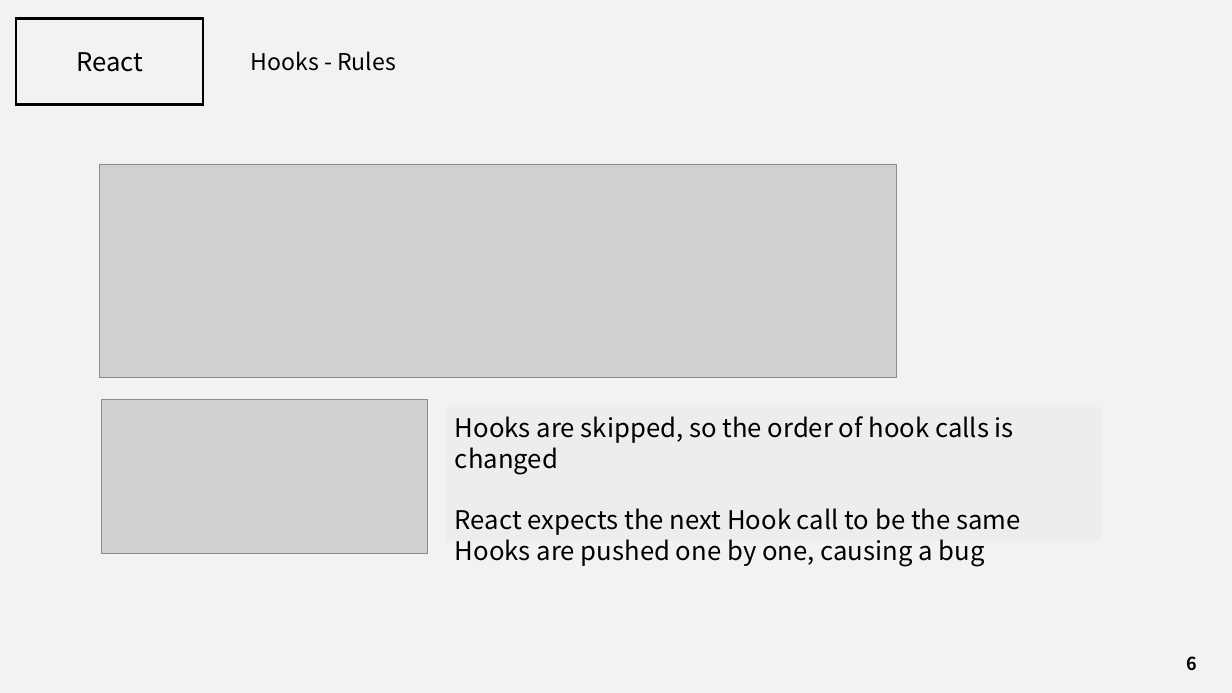
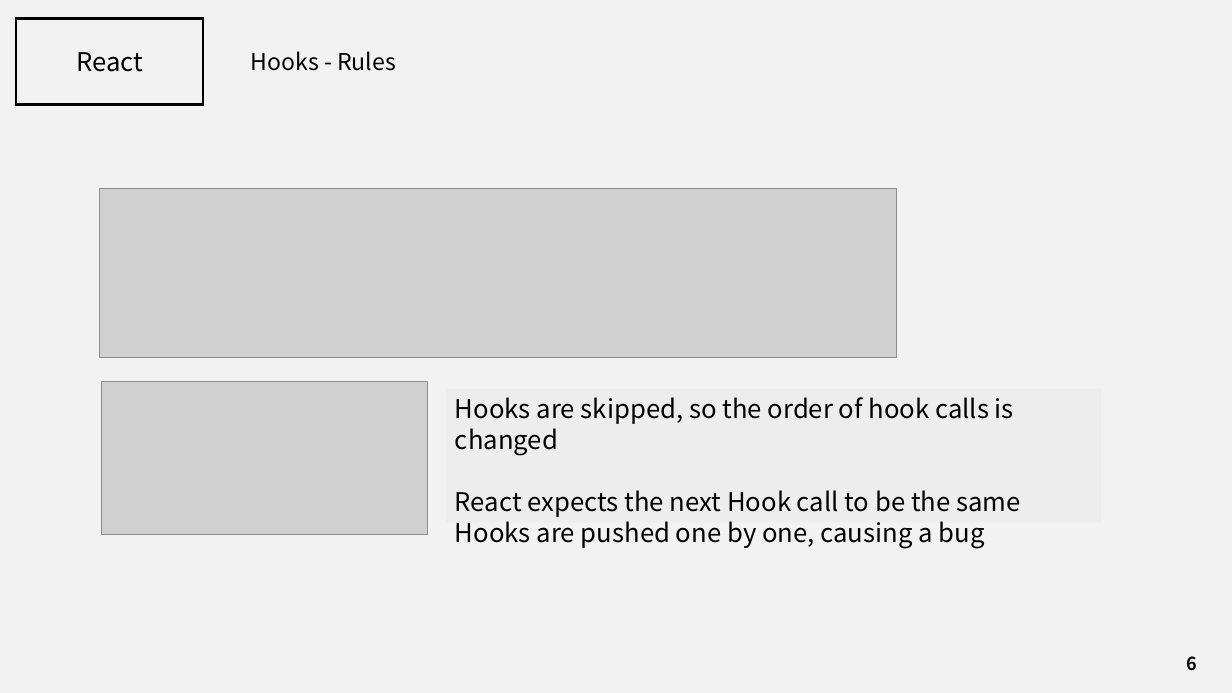
Before and after one commit to J3SUNG/Seminar, a slide deck: slide 6 of 210219_React_2.pptx. Drawn at 1232x693 pixels with LibreOffice and Linux fonts; fonts in the diff are those of the drawing; grey boxes stand for pictures. Boxes give left, top, right and bottom in pixels: in the first picture for what was removed or moved away, otherwise in the second. Text is boxed around its words. In the diff, an @@ line names an element or a change of style, - is before the commit and + after.

Commit message:
21-02-21-01

```diff
--- a/210219_React_2.pptx
+++ b/210219_React_2.pptx
@@ picture: place and size @@
-picture at (99,165,897,378)
+picture at (99,189,897,358)
@@ picture: place and size @@
-picture at (102,399,428,553)
+picture at (102,381,428,534)
@@ text "Hooks are skipped, so the ...": place and size @@
-text "Hooks are skipped, so the ..." at (455,416,1021,567)
+text "Hooks are skipped, so the ..." at (455,397,1021,548)
```
Also in this commit, not shown: 1 other slide changed.
